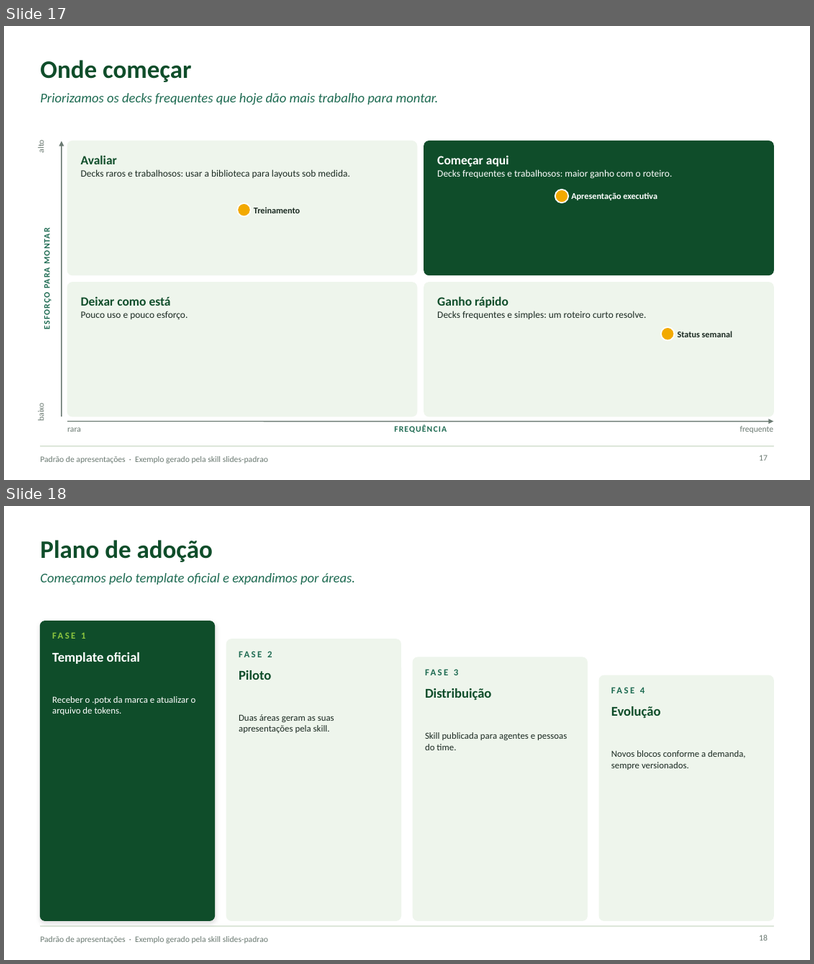
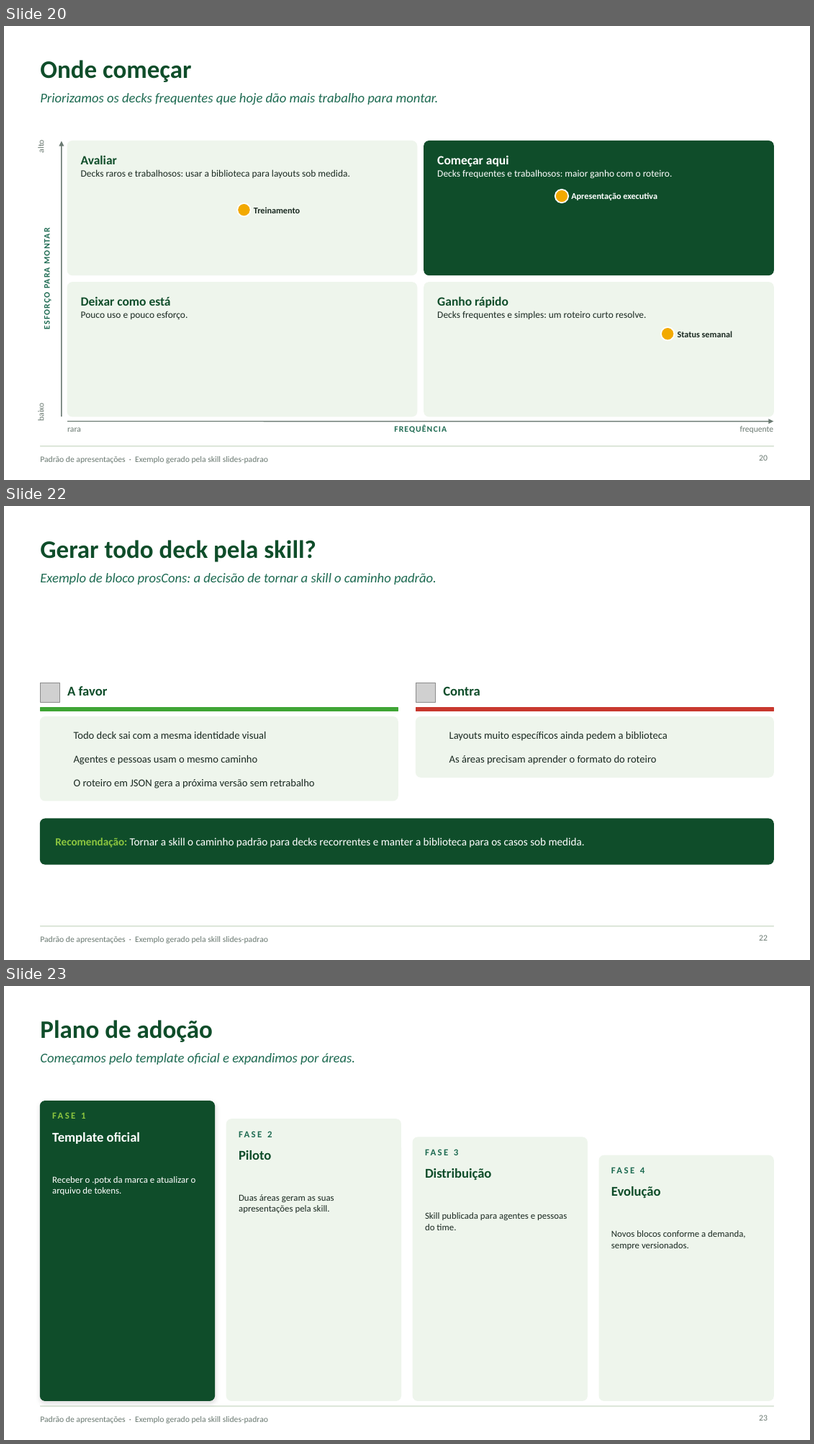
Before and after one commit to elizeuborges/agents-assets, a slide deck: skills/slides-padrao/examples/exemplo.pptx. Shown one above the other, each under a label of ours: slides 17 and 18 before the commit, slides 20, 22 and 23 after it; the slides between them are not shown. The pictures are 814x964 and 814x1444 pixels, drawn with LibreOffice and Linux fonts; fonts in the diff are those of the drawing; grey boxes stand for pictures; background and template pictures are left out. Boxes give left, top, right and bottom in pixels: in the first picture for what was removed or moved away, otherwise in the second. Text is boxed around its words. In the diff, an @@ line names an element or a change of style, - is before the commit and + after.

Commit message:
feat: blocos novos na slides-padrao, instalador interativo e conferência pelo WSL
slides-padrao:
- Sete blocos novos: layers, cycle, options, prosCons, funnel, roadmap e
  checklist, com limites de itens e avisos de texto longo no gerador.
- Erros de bloco saem com o número do slide.
- Exemplo com 27 slides, um para cada bloco novo.
- Remove blocos-propostos.md, já implementado.
- Configuração do ambiente sai do SKILL.md para references/setup.md,
  lido só no primeiro uso.
- Carlito (OFL) em fonts/ substitui a Calibri na conferência no Linux,
  sem instalar nada.
- No WSL, render.js usa o PowerPoint ou o LibreOffice do Windows,
  convertendo numa pasta temporária do Windows.

Instalador:
- Pergunta o formato: ~/.claude/skills, ~/.agents/skills ou os dois.
- Com os dois, .claude/skills aponta por symlink para .agents/skills.

README: formatos de instalação e opções do instalador; sem a orientação
sobre WSL.

```diff
--- a/skills/slides-padrao/examples/exemplo.pptx
+++ b/skills/slides-padrao/examples/exemplo.pptx
@@ slide 22 added at <box>4,506,810,960</box>, background #FFFFFF; not listed: 2 template elements that a slide beside it also shows @@
@@ title added at <box>40,540,316,562</box>, 30 pt, text #0F4D2A, bold @@
+Gerar todo deck pela skill?
@@ text added at <box>40,573,437,584</box>, 16 pt, text #1E6B52, italic @@
+Exemplo de bloco prosCons: a decisão de tornar a skill o caminho padrão.
@@ picture added at <box>40,682,59,702</box> @@
@@ text added at <box>67,686,108,695</box>, 16 pt, text #0F4D2A, bold @@
+A favor
@@ picture added at <box>417,682,436,702</box> @@
@@ text added at <box>443,686,480,695</box>, 16 pt, text #0F4D2A, bold @@
+Contra
@@ rectangle added at <box>40,708,399,710</box>, fill #3FA535, outline #3FA535 1 pt @@
@@ rounded rectangle added at <box>40,716,399,800</box>, fill #EEF5EC, outline #EEF5EC 1 pt @@
@@ rectangle added at <box>417,708,774,710</box>, fill #C8382E, outline #C8382E 1 pt @@
@@ rounded rectangle added at <box>417,716,774,777</box>, fill #EEF5EC, outline #EEF5EC 1 pt @@
@@ text added at <box>74,731,267,739</box>, 12.5 pt, text #1B2A22 @@
+Todo deck sai com a mesma identidade visual
@@ text added at <box>450,731,668,741</box>, 12.5 pt, text #1B2A22 @@
+Layouts muito específicos ainda pedem a biblioteca
@@ text added at <box>74,755,257,764</box>, 12.5 pt, text #1B2A22 @@
+Agentes e pessoas usam o mesmo caminho
@@ text added at <box>450,755,656,764</box>, 12.5 pt, text #1B2A22 @@
+As áreas precisam aprender o formato do roteiro
@@ text added at <box>74,779,315,788</box>, 12.5 pt, text #1B2A22 @@
+O roteiro em JSON gera a próxima versão sem retrabalho
@@ rounded rectangle added at <box>40,818,774,864</box>, fill #0F4D2A, outline #0F4D2A 1 pt @@
@@ text added at <box>55,837,585,847</box>, 13 pt, text #FFFFFF @@
+Recomendação: Tornar a skill o caminho padrão para decks recorrentes e manter a biblioteca para os casos sob medida.
@@ page number added at <box>759,934,768,940</box>, 10 pt, text #6B7A72 @@
+22
@@ what was slide 17 is now slide 20 @@
@@ page number at <box>759,454,768,460</box>: text changed @@
-17
+20
@@ what was slide 18 is now slide 23 @@
@@ page number at <box>759,1414,768,1420</box>: text changed @@
-18
+23
```
Also in this commit, not shown: 2 slides changed, 5 other slides added, 17 other files.
